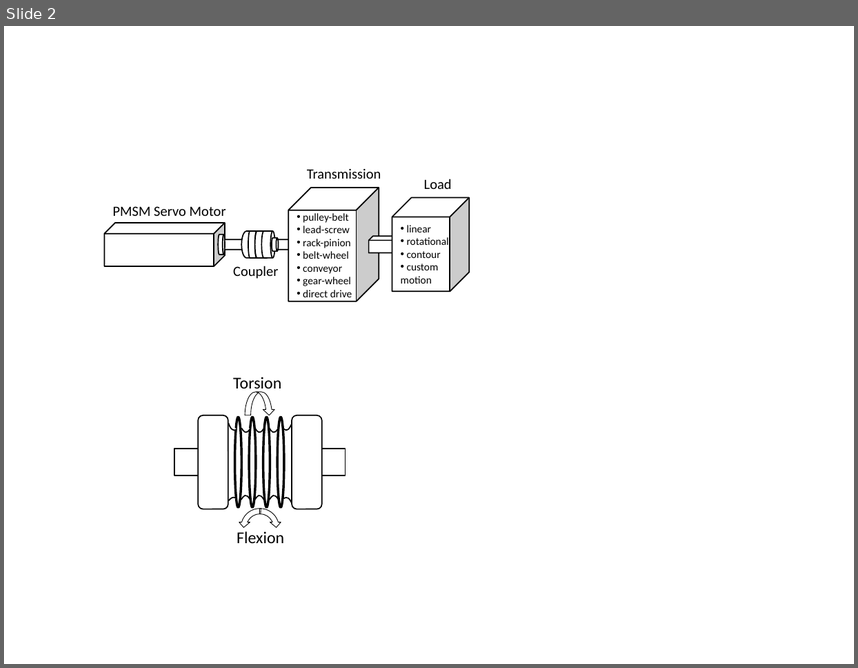
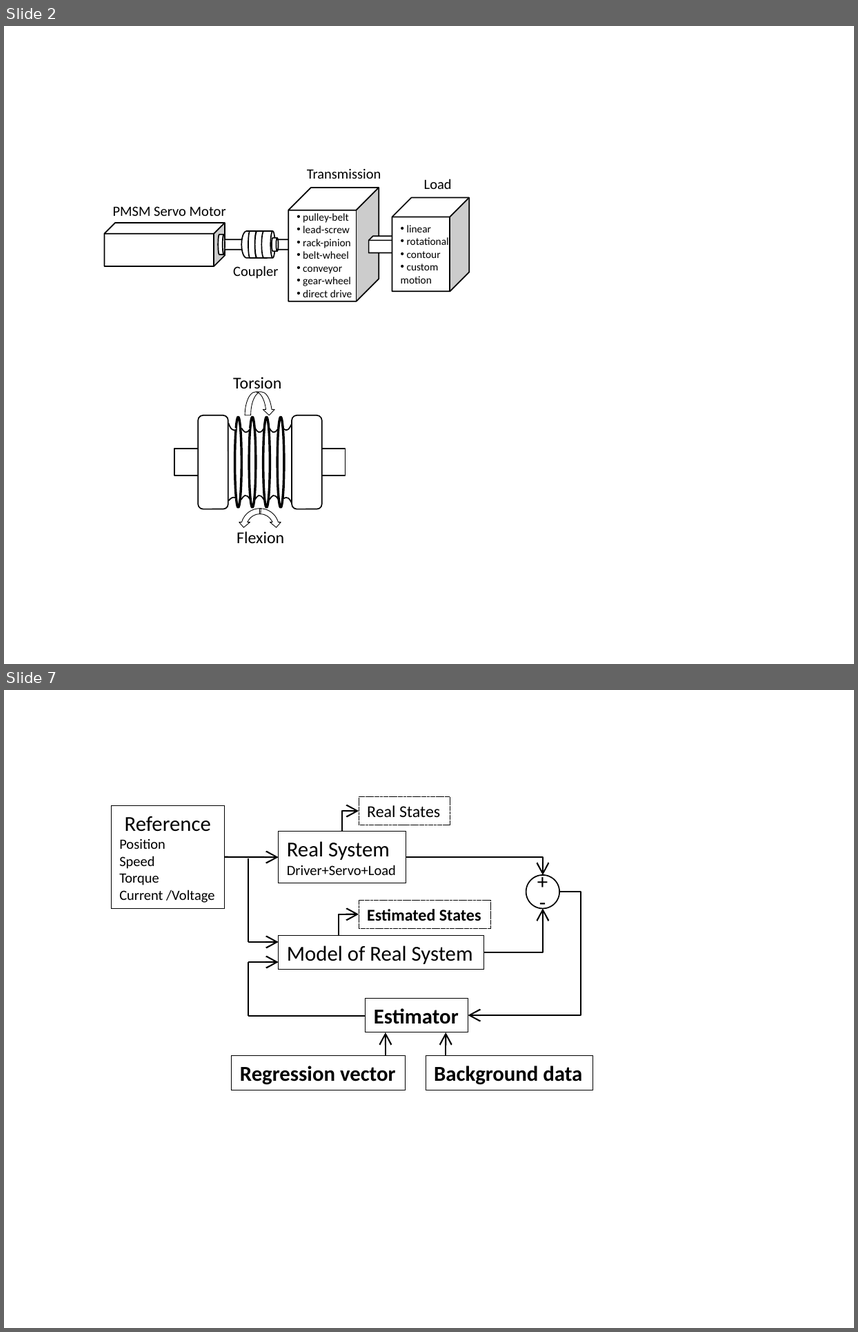
Before and after one commit to SerhatOzkucuk/PhD-Works, a slide deck: Parameter Estimation Works/review_IEEE Transaction on industrial electronics format/TRANS-JOUR/word/review_paper_drawings.pptx. Shown one above the other, each under a label of ours: slide 2 before the commit, slides 2 and 7 after it; the slides between them are not shown. The pictures are 858x668 and 858x1332 pixels, drawn with LibreOffice and Linux fonts; fonts in the diff are those of the drawing. Boxes give left, top, right and bottom in pixels: in the first picture for what was removed or moved away, otherwise in the second. Text is boxed around its words. In the diff, an @@ line names an element or a change of style, - is before the commit and + after.

```diff
--- a/Parameter Estimation Works/review_IEEE Transaction on industrial electronics format/TRANS-JOUR/word/review_paper_drawings.pptx
+++ b/Parameter Estimation Works/review_IEEE Transaction on industrial electronics format/TRANS-JOUR/word/review_paper_drawings.pptx
@@ slide 7 added at [4, 690, 854, 1328], background #FFFFFF @@
@@ rectangle added at [111, 806, 224, 909], outline #000000 0.75 pt, 12 pt, text #000000 @@
+Reference
+Position
+Speed
+Torque
+Current /Voltage
@@ elbow arrow added from (342, 831) to (359, 811), #000000 1.25 pt @@
@@ rectangle added at [359, 796, 450, 825], outline #000000 0.75 pt dashed, 14 pt, text #000000 @@
+Real States
@@ rectangle added at [279, 831, 406, 883], outline #000000 0.75 pt, 12 pt, text #000000 @@
+Real System
+Driver+Servo+Load
@@ arrow added from (224, 856) to (279, 858), #000000 1.25 pt @@
@@ line added from (248, 942) to (248, 858), #000000 1.25 pt @@
@@ elbow arrow added from (406, 858) to (543, 876), #000000 1.25 pt @@
@@ ellipse added at [526, 876, 559, 909], outline #000000 1 pt @@
@@ text added at [528, 865, 557, 898], 18 pt, text #000000 @@
++
@@ elbow arrow added from (560, 891) to (468, 1015), #000000 1.25 pt @@
@@ text added at [531, 884, 555, 918], 18 pt, text #000000 @@
+-
@@ elbow arrow added from (339, 935) to (359, 914), #000000 1.25 pt @@
@@ rectangle added at [359, 900, 491, 929], outline #000000 0.75 pt dashed, 14 pt, text #000000, bold @@
+Estimated States
@@ elbow arrow added from (484, 953) to (543, 909), #000000 1.25 pt @@
@@ rectangle added at [279, 935, 484, 969], outline #000000 0.75 pt, 18 pt, text #000000 @@
+Model of Real System
@@ arrow added from (248, 942) to (279, 942), #000000 1.25 pt @@
@@ arrow added from (248, 962) to (279, 962), #000000 1.25 pt @@
@@ line added from (248, 962) to (248, 1016), #000000 1.25 pt @@
@@ rectangle added at [366, 998, 468, 1032], outline #000000 0.75 pt, 18 pt, text #000000, bold @@
+Estimator
@@ line added from (248, 1016) to (366, 1016), #000000 1.25 pt @@
@@ arrow added from (386, 1056) to (386, 1032), #000000 1.25 pt @@
@@ arrow added from (446, 1056) to (446, 1032), #000000 1.25 pt @@
@@ rectangle added at [232, 1056, 406, 1090], outline #000000 0.75 pt, 18 pt, text #000000, bold @@
+Regression vector
@@ rectangle added at [426, 1056, 593, 1090], outline #000000 0.75 pt, 18 pt, text #000000, bold @@
+Background data
```
Also in this commit, not shown: 2 slides changed, 10 other slides added, 1 slide removed, 8 other files.
